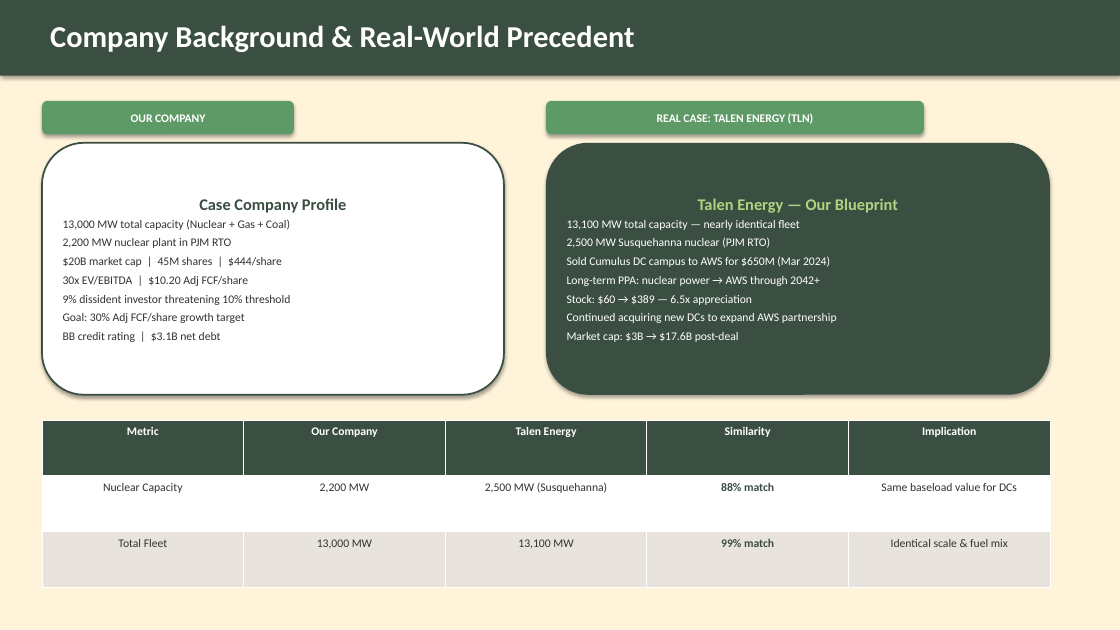
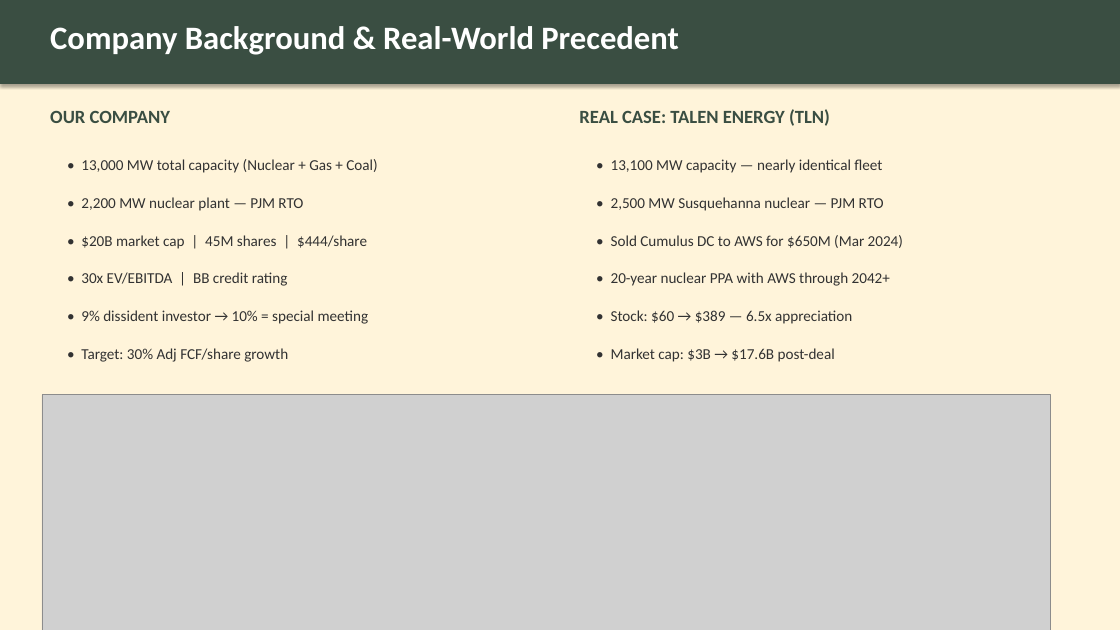
Before and after one commit to Anhiune/NAPE_Competition_Case, a slide deck: slide 2 of NAPE_Final_Presentation.pptx. Drawn at 1120x630 pixels with LibreOffice and Linux fonts; fonts in the diff are those of the drawing; grey boxes stand for pictures. Boxes give left, top, right and bottom in pixels: in the first picture for what was removed or moved away, otherwise in the second. Text is boxed around its words. In the diff, an @@ line names an element or a change of style, - is before the commit and + after.

Commit message:
Rebuilt PPTX: PNG charts, bigger fonts, less text, strict framework

```diff
--- a/NAPE_Final_Presentation.pptx
+++ b/NAPE_Final_Presentation.pptx
@@ rectangle: place and size @@
-rectangle at (0,0,1120,76)
+rectangle at (0,0,1120,84)
@@ text "Company Background & Real-World Precedent" at (50,26,679,55): size 26 to 28 pt @@
@@ text "OUR COMPANY": place and size @@
-text "OUR COMPANY" at (42,101,294,134)
+text "OUR COMPANY" at (50,111,170,123)
@@ text "OUR COMPANY" at (50,111,170,123): size 10 to 16 pt, text colour #FFFFFF to #3A4E42; alignment centre to left; vertical alignment middle to top; fill #5E9A66 to none; shadow off @@
@@ text "REAL CASE: TALEN ENERGY (TLN)" at (579,109,830,126): size 10 to 16 pt, text colour #FFFFFF to #3A4E42; alignment centre to left; vertical alignment middle to top; fill #5E9A66 to none; shadow off @@
@@ text "REAL CASE: TALEN ENERGY (TLN)": place and size @@
-text "REAL CASE: TALEN ENERGY (TLN)" at (546,101,924,134)
+text "REAL CASE: TALEN ENERGY (TLN)" at (579,109,830,126)
@@ rounded rectangle removed at (546,143,1050,395) @@
-Talen Energy — Our Blueprint
-13,100 MW total capacity — nearly identical fleet
-2,500 MW Susquehanna nuclear (PJM RTO)
-Sold Cumulus DC campus to AWS for $650M (Mar 2024)
-Long-term PPA: nuclear power → AWS through 2042+
-Stock: $60 → $389 — 6.5x appreciation
-Continued acquiring new DCs to expand AWS partnership
-Market cap: $3B → $17.6B post-deal
@@ text "• 13,000 MW total capacity ...": place and size @@
-text "• 13,000 MW total capacity ..." at (42,143,504,395)
+text "• 13,000 MW total capacity ..." at (81,159,377,173)
@@ text "• 13,000 MW total capacity ..." at (81,159,377,173): vertical alignment middle to top; fill #FFFFFF to none; outline #3A4E42 1.5 pt to none; shadow off @@
@@ text at (81,159,377,173): text changed; size 10 to 13 pt @@
-Case Company Profile
-13,000 MW total capacity (Nuclear + Gas + Coal)
-2,200 MW nuclear plant in PJM RTO
-$20B market cap | 45M shares | $444/share
-30x EV/EBITDA | $10.20 Adj FCF/share
-9% dissident investor threatening 10% threshold
-Goal: 30% Adj FCF/share growth target
-BB credit rating | $3.1B net debt
+• 13,000 MW total capacity (Nuclear + Gas + Coal)
@@ text added at (611,159,882,173), 13 pt, text #323232 @@
+• 13,100 MW capacity — nearly identical fleet
@@ text added at (81,197,303,211), 13 pt, text #323232 @@
+• 2,200 MW nuclear plant — PJM RTO
@@ text added at (611,197,884,211), 13 pt, text #323232 @@
+• 2,500 MW Susquehanna nuclear — PJM RTO
@@ text added at (81,235,367,249), 13 pt, text #323232 @@
+• $20B market cap | 45M shares | $444/share
@@ text added at (611,235,903,248), 13 pt, text #323232 @@
+• Sold Cumulus DC to AWS for $650M (Mar 2024)
@@ text added at (81,272,288,286), 13 pt, text #323232 @@
+• 30x EV/EBITDA | BB credit rating
@@ text added at (611,272,890,286), 13 pt, text #323232 @@
+• 20-year nuclear PPA with AWS through 2042+
@@ text added at (81,310,369,324), 13 pt, text #323232 @@
+• 9% dissident investor → 10% = special meeting
@@ text added at (611,310,852,324), 13 pt, text #323232 @@
+• Stock: $60 → $389 — 6.5x appreciation
@@ text added at (81,348,288,362), 13 pt, text #323232 @@
+• Target: 30% Adj FCF/share growth
@@ text added at (611,348,835,362), 13 pt, text #323232 @@
+• Market cap: $3B → $17.6B post-deal
@@ picture added at (42,395,1050,630) @@
@@ table removed at (42,420,1050,588), 3 rows, 5 columns @@
-Metric | Our Company | Talen Energy | Similarity | Implication
-Nuclear Capacity | 2,200 MW | 2,500 MW (Susquehanna) | 88% match | Same baseload value for DCs
-Total Fleet | 13,000 MW | 13,100 MW | 99% match | Identical scale & fuel mix
```
Also in this commit, not shown: 13 other slides changed, 1 slide added, 1 slide removed, 1 other file.
